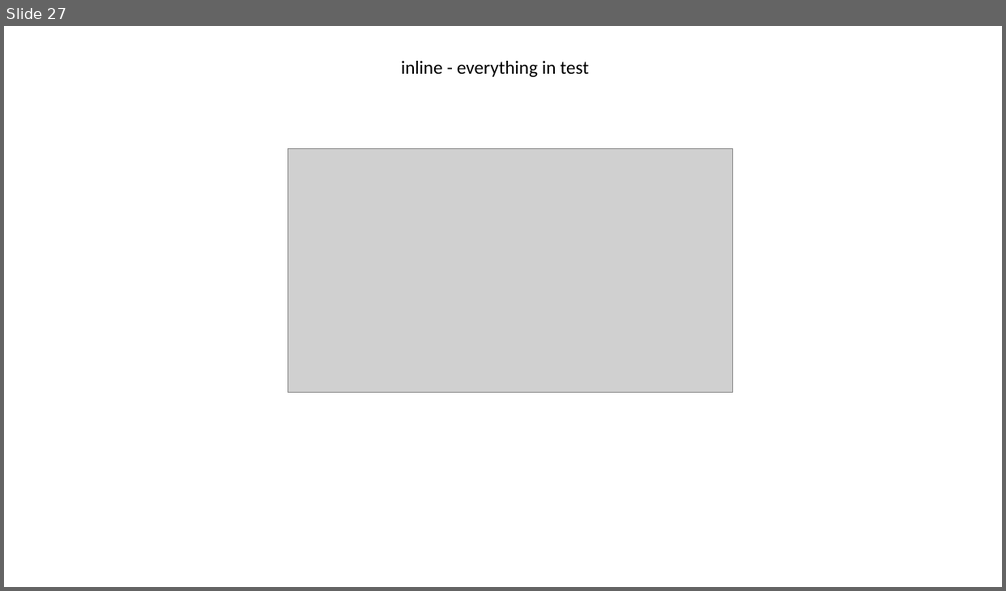
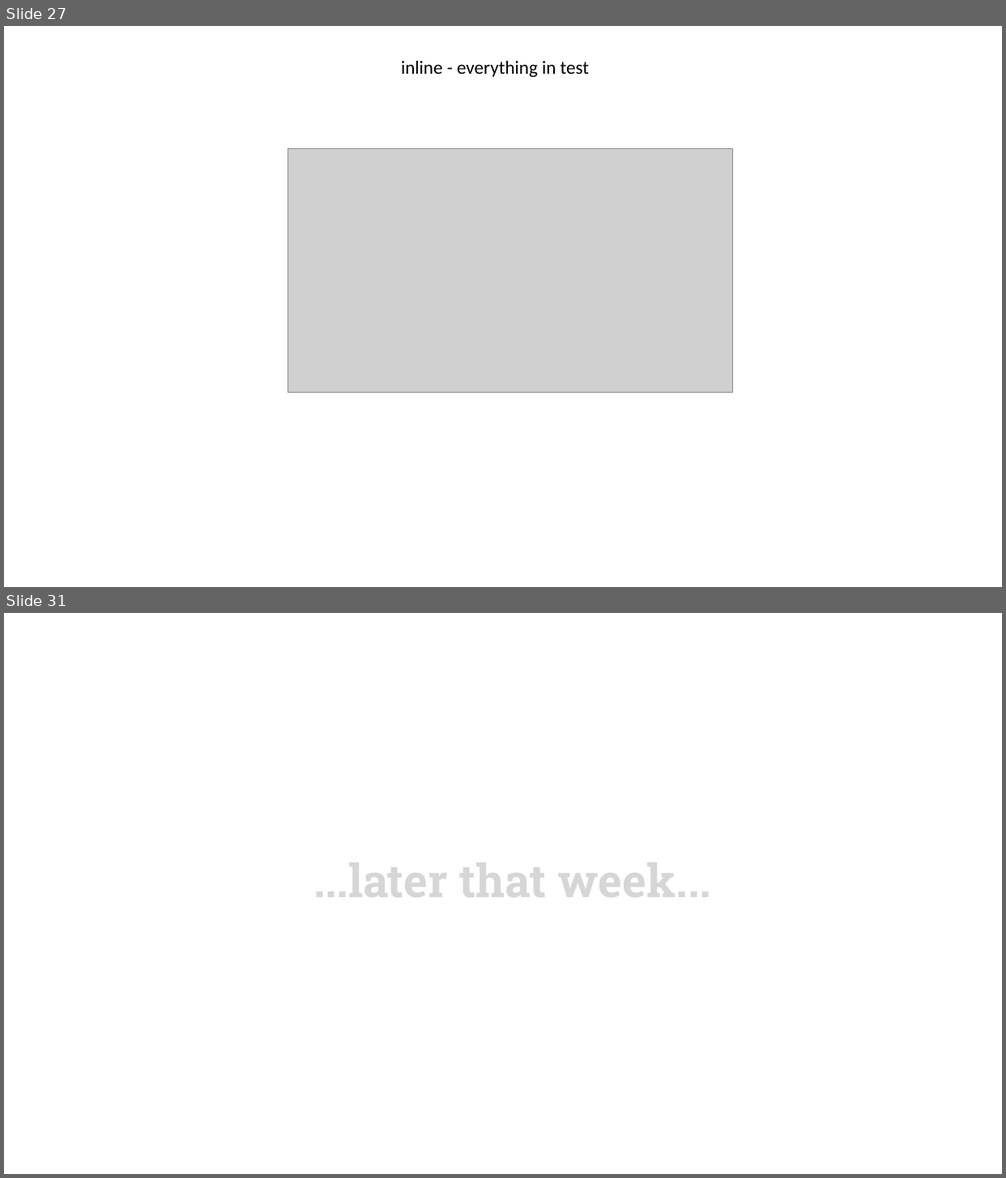
Before and after one commit to LearnWithLlew/TestingBetterWithApprovals.Slides, a slide deck: slides/Testing Better with Approvals.pptx. Shown one above the other, each under a label of ours: slide 27 before the commit, slides 27 and 31 after it; the slides between them are not shown. The pictures are 1006x591 and 1006x1178 pixels, drawn with LibreOffice and Linux fonts; fonts in the diff are those of the drawing; grey boxes stand for pictures; background and template pictures are left out. Boxes give left, top, right and bottom in pixels: in the first picture for what was removed or moved away, otherwise in the second. Text is boxed around its words. In the diff, an @@ line names an element or a change of style, - is before the commit and + after.

```diff
--- a/slides/Testing Better with Approvals.pptx
+++ b/slides/Testing Better with Approvals.pptx
@@ slide 31 added at bbox=[4, 613, 1002, 1174], background picture (left out) @@
@@ text added at bbox=[313, 862, 710, 897], 44 pt, text gradient #979797 to #D7D7D7 to #FFFFFF, bold @@
+...later that week...
```
Also in this commit, not shown: 3 slides changed, 10 other slides added, 9 slides removed.
